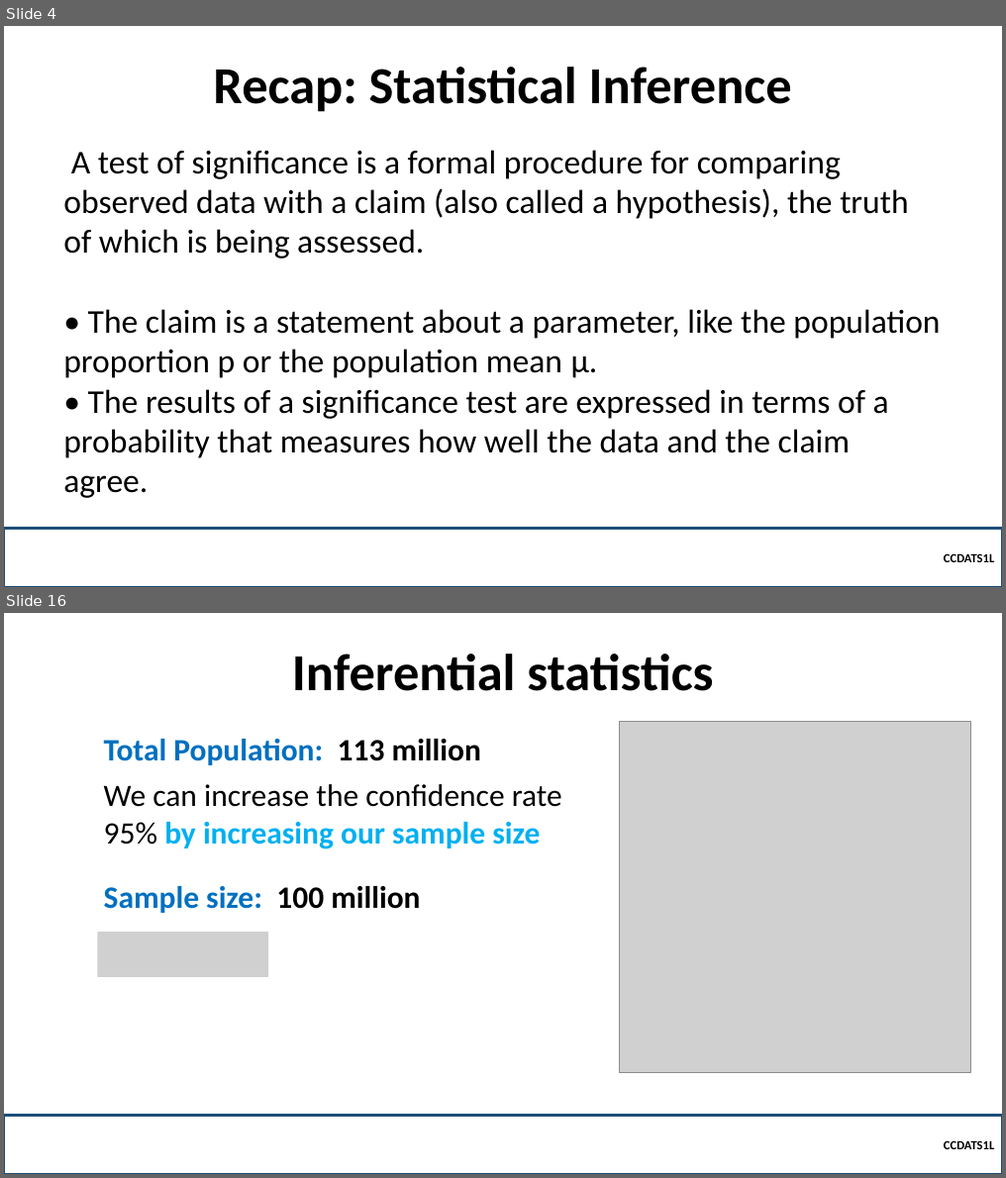
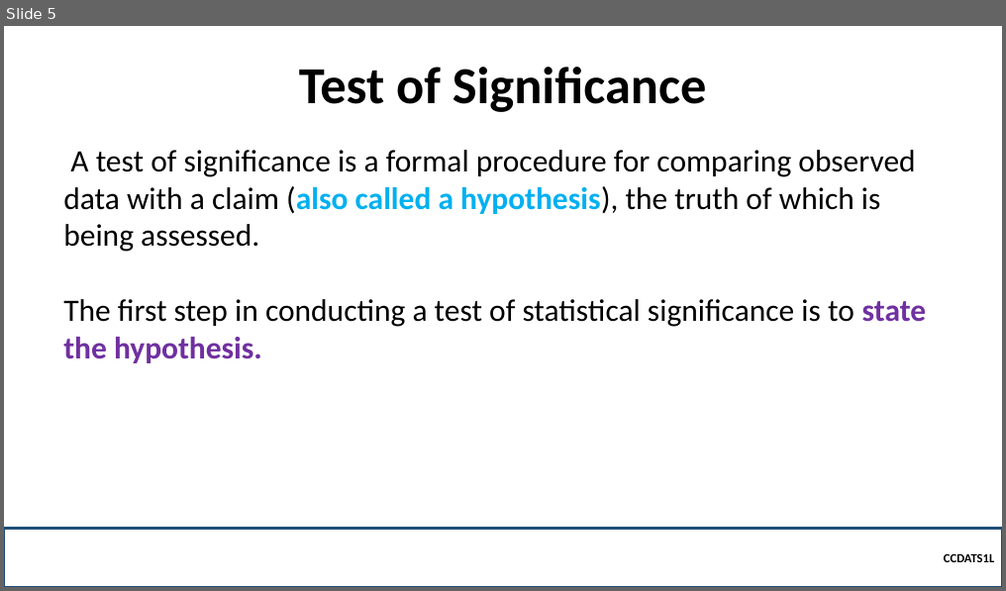
Before and after one commit to robitussin/CCDATS1L, a slide deck: week 10/Test of Significance.pptx. Shown one above the other, each under a label of ours: slides 4 and 16 before the commit, slide 5 after it; the slides between them are not shown. The pictures are 1006x1178 and 1006x591 pixels, drawn with LibreOffice and Linux fonts; fonts in the diff are those of the drawing; grey boxes stand for pictures; background and template pictures are left out. Boxes give left, top, right and bottom in pixels: in the first picture for what was removed or moved away, otherwise in the second. Text is boxed around its words. In the diff, an @@ line names an element or a change of style, - is before the commit and + after.

```diff
--- a/week 10/Test of Significance.pptx
+++ b/week 10/Test of Significance.pptx
@@ slide 16 removed at (4, 613, 1002, 1174), background picture (left out) @@
@@ title removed at (292, 654, 713, 691) @@
-Inferential statistics
@@ picture removed at (620, 722, 971, 1072) @@
@@ text removed at (104, 739, 481, 765) @@
-Total Population: 113 million
@@ text removed at (104, 784, 562, 850) @@
-We can increase the confidence rate 95% by increasing our sample size
@@ text removed at (104, 886, 420, 913) @@
-Sample size: 100 million
@@ picture removed at (98, 932, 269, 977) @@
@@ rectangle removed at (4, 1115, 1002, 1174) @@
-  CCDATS1L
@@ what was slide 4 is now slide 5 @@
@@ slide 5 changed as well @@
@@ title at (299, 67, 707, 112): text changed @@
-Recap: Statistical Inference
+Test of Significance
@@ text at (63, 150, 915, 252): size 32 to 30 pt in "A test of significance is a formal ..."; text colour #000000 to #00B0F0, bold on in "(also called a hypothesis)," @@
@@ text at (63, 299, 926, 364): text changed; size 32 to 30 pt @@
-• The claim is a statement about a parameter, like the population proportion p or the population mean μ.
-• The results of a significance test are expressed in terms of a probability that measures how well the data and the claim agree.
+The first step in conducting a test of statistical significance is to state the hypothesis.
```
Also in this commit, not shown: 1 other slide changed, 10 slides added, 13 other slides removed.
